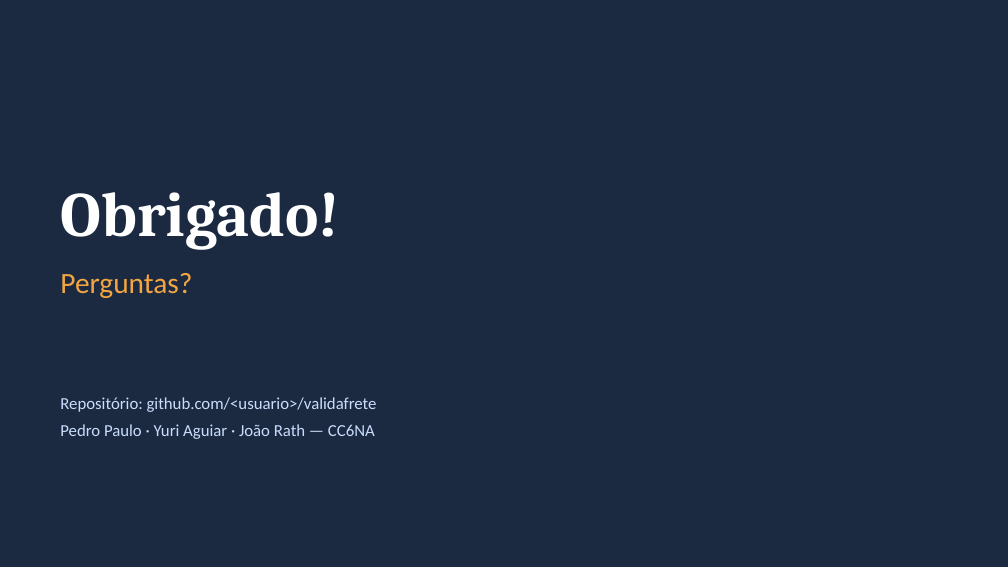
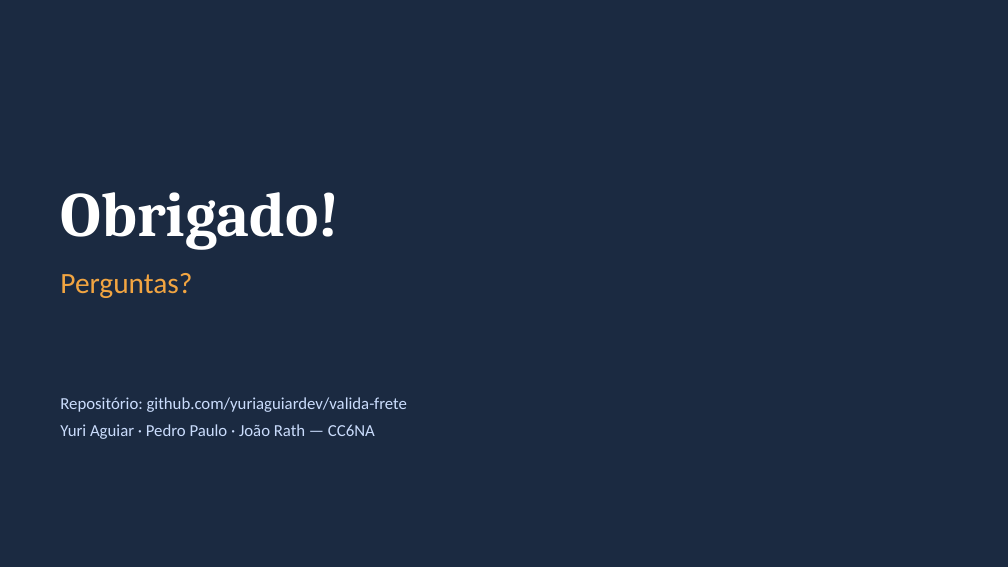
Before and after one commit to yuriaguiardev/valida-frete, a slide deck: slide 22 of docs/entrega/apresentacao.pptx. Drawn at 1008x567 pixels with LibreOffice and Linux fonts; fonts in the diff are those of the drawing. Boxes give left, top, right and bottom in pixels: in the first picture for what was removed or moved away, otherwise in the second. Text is boxed around its words. In the diff, an @@ line names an element or a change of style, - is before the commit and + after.

Commit message:
Atualiza link do repositório e registro de contribuições
- link real do GitHub no README, planejamento, relatório e slides
- divisão de contribuições e roteiro da apresentação revisados
- relatório técnico e apresentação regenerados

```diff
--- a/docs/entrega/apresentacao.pptx
+++ b/docs/entrega/apresentacao.pptx
@@ text at box(60, 397, 407, 439): text changed @@
-Repositório: github.com/<usuario>/validafrete
-Pedro Paulo · Yuri Aguiar · João Rath — CC6NA
+Repositório: github.com/yuriaguiardev/valida-frete
+Yuri Aguiar · Pedro Paulo · João Rath — CC6NA
```
Also in this commit, not shown: 2 other slides changed, 9 other files.
